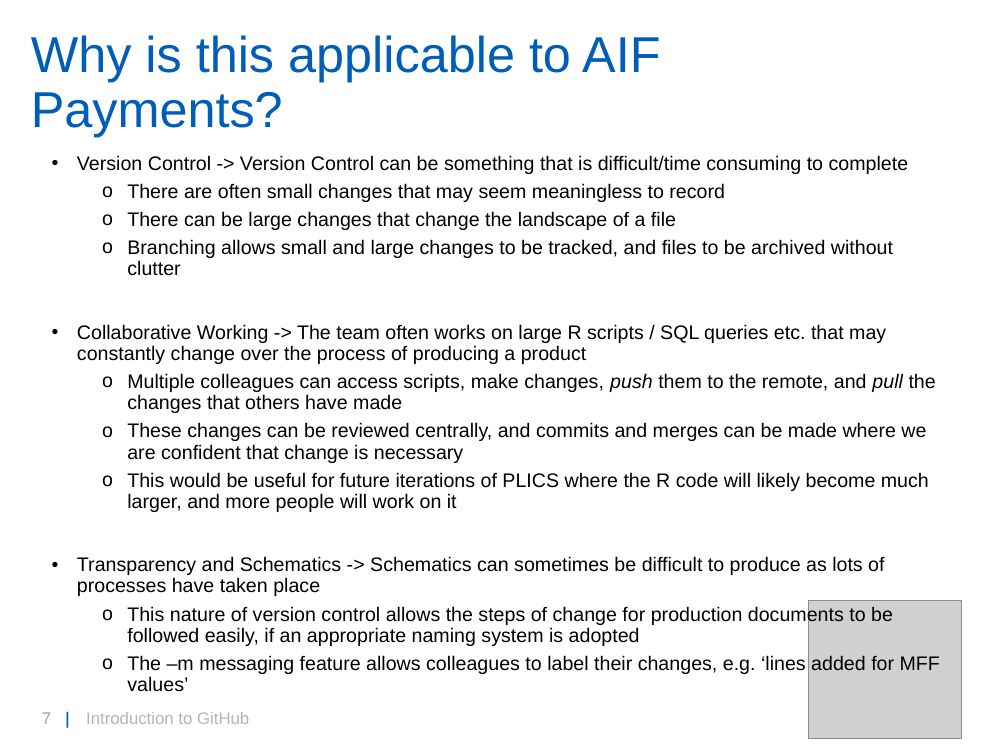
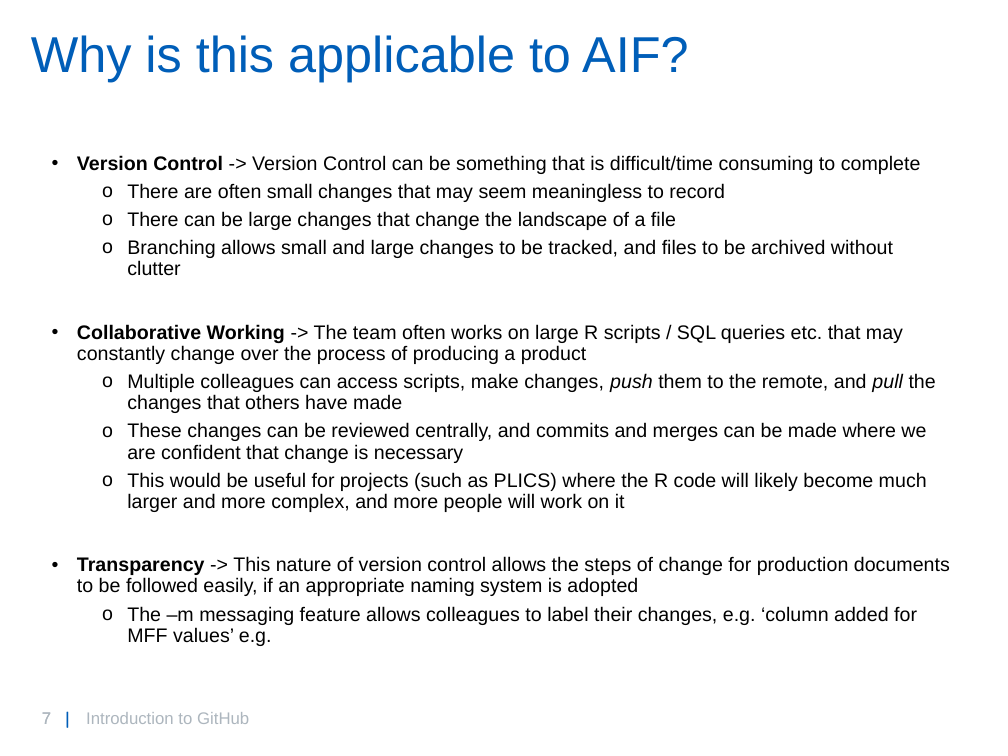
Before and after one commit to willbrooks2/Git_Introduction, a slide deck: slide 7 of GitIntro.pptx. Drawn at 1008x756 pixels with LibreOffice and Linux fonts; fonts in the diff are those of the drawing; grey boxes stand for pictures; background and template pictures are left out. Boxes give left, top, right and bottom in pixels: in the first picture for what was removed or moved away, otherwise in the second. Text is boxed around its words. In the diff, an @@ line names an element or a change of style, - is before the commit and + after.

```diff
--- a/GitIntro.pptx
+++ b/GitIntro.pptx
@@ title at [31, 35, 688, 82]: text changed @@
-Why is this applicable to AIF Payments?
+Why is this applicable to AIF?
@@ text at [77, 155, 921, 364]: bold on in "Version Control", "Collaborative Working" @@
@@ text at [77, 472, 950, 646]: text changed @@
-  o This would be useful for future iterations of PLICS where the R code will likely become much larger, and more people will work on it
-• Transparency and Schematics -> Schematics can sometimes be difficult to produce as lots of processes have taken place
-  o This nature of version control allows the steps of change for production documents to be followed easily, if an appropriate naming system is adopted
-  o The –m messaging feature allows colleagues to label their changes, e.g. ‘lines added for MFF values’
+  o This would be useful for projects (such as PLICS) where the R code will likely become much larger and more complex, and more people will work on it
+• Transparency -> This nature of version control allows the steps of change for production documents to be followed easily, if an appropriate naming system is adopted
+  o The –m messaging feature allows colleagues to label their changes, e.g. ‘column added for MFF values’ e.g.
@@ picture removed at [809, 601, 962, 739] @@
```
Also in this commit, not shown: 6 other slides changed, 1 other file.
